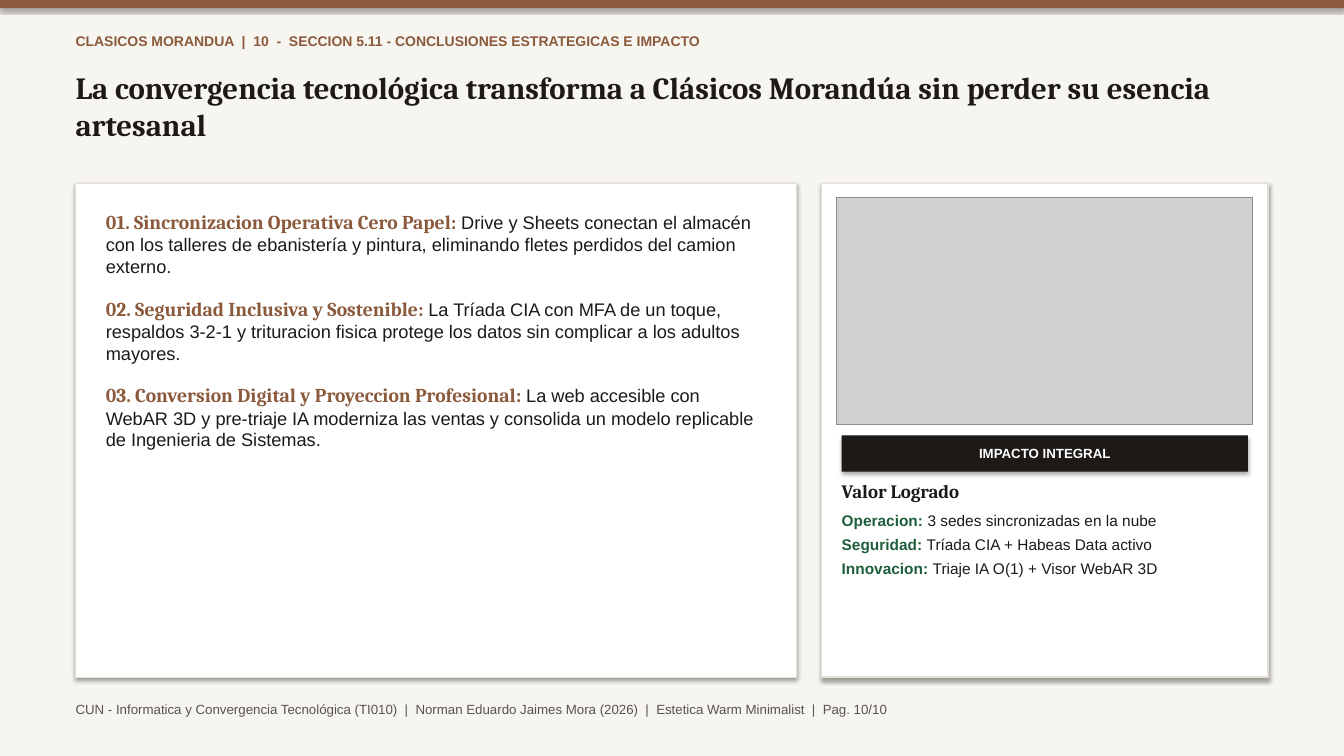
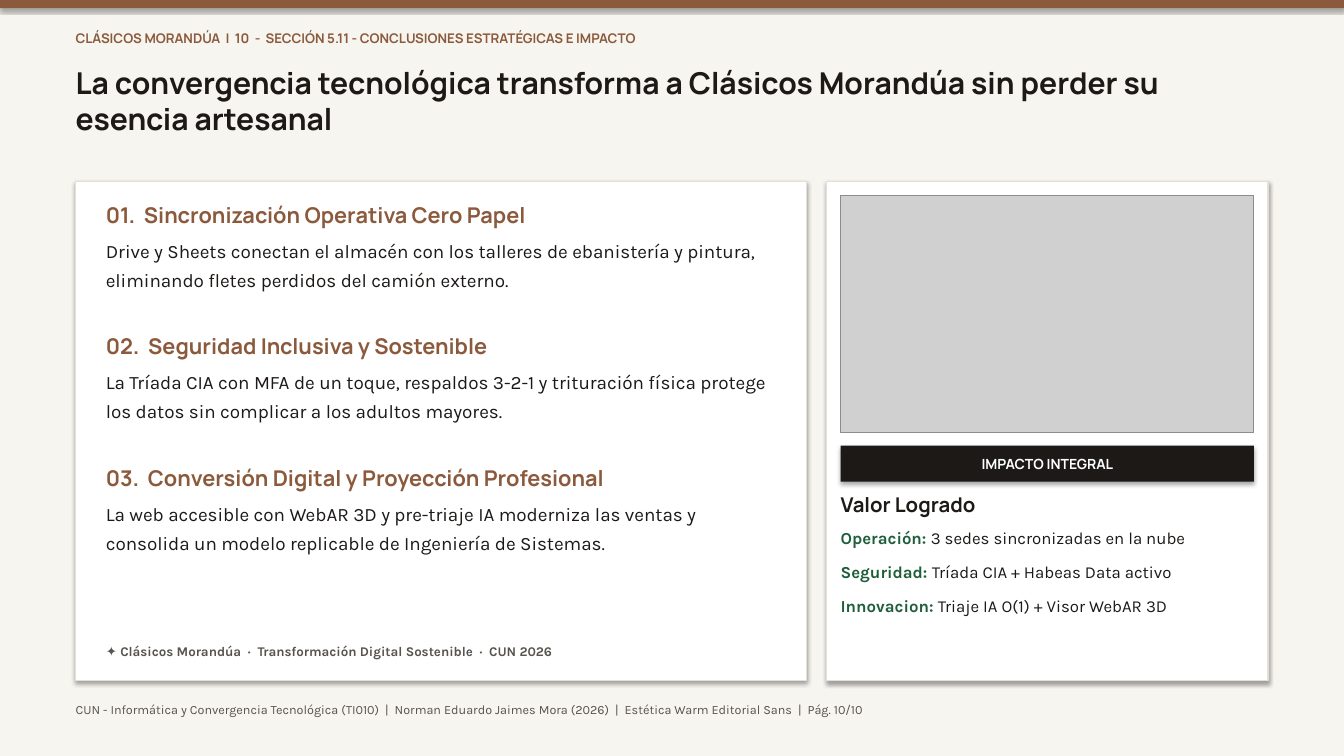
Before and after one commit to TheNormanJames/CUN-Informatica-y-convergencia, a slide deck: slide 10 of docs/ProyectoFinal_Norman_Jaimes.pptx. Drawn at 1344x756 pixels with LibreOffice and Linux fonts; fonts in the diff are those of the drawing; grey boxes stand for pictures. Boxes give left, top, right and bottom in pixels: in the first picture for what was removed or moved away, otherwise in the second. Text is boxed around its words. In the diff, an @@ line names an element or a change of style, - is before the commit and + after.

Commit message:
feat(design-system): enforce sans-serif Outfit/Plus Jakarta Sans, fix slide spacings and proportional image cropping

```diff
--- a/docs/ProyectoFinal_Norman_Jaimes.pptx
+++ b/docs/ProyectoFinal_Norman_Jaimes.pptx
@@ text at (x1=76, y1=30, x2=635, y2=43): text changed; size 10 to 9.5 pt; font Arial to Manrope @@
-CLASICOS MORANDUA | 10 - SECCION 5.11 - CONCLUSIONES ESTRATEGICAS E IMPACTO
+CLÁSICOS MORANDÚA | 10 - SECCIÓN 5.11 - CONCLUSIONES ESTRATÉGICAS E IMPACTO
@@ text "La convergencia tecnológica transforma a ..." at (x1=76, y1=70, x2=1159, y2=131): size 22 to 21.5 pt, font Cambria to Manrope @@
@@ rectangle resized from (x1=76, y1=184, x2=797, y2=678) to (x1=76, y1=181, x2=807, y2=681) @@
@@ text at (x1=106, y1=205, x2=765, y2=555): text changed; size 13 to 13.5 pt; font Arial to Karla @@
-01. Sincronizacion Operativa Cero Papel: Drive y Sheets conectan el almacén con los talleres de ebanistería y pintura, eliminando fletes perdidos del camion externo.
-02. Seguridad Inclusiva y Sostenible: La Tríada CIA con MFA de un toque, respaldos 3-2-1 y trituracion fisica protege los datos sin complicar a los adultos mayores.
-03. Conversion Digital y Proyeccion Profesional: La web accesible con WebAR 3D y pre-triaje IA moderniza las ventas y consolida un modelo replicable de Ingenieria de Sistemas.
+01. Sincronización Operativa Cero Papel
+Drive y Sheets conectan el almacén con los talleres de ebanistería y pintura, eliminando fletes perdidos del camión externo.
+02. Seguridad Inclusiva y Sostenible
+La Tríada CIA con MFA de un toque, respaldos 3-2-1 y trituración física protege los datos sin complicar a los adultos mayores.
+03. Conversión Digital y Proyección Profesional
+La web accesible con WebAR 3D y pre-triaje IA moderniza las ventas y consolida un modelo replicable de Ingeniería de Sistemas.
@@ rectangle resized from (x1=822, y1=184, x2=1268, y2=678) to (x1=827, y1=181, x2=1268, y2=681) @@
@@ picture resized from (x1=837, y1=198, x2=1253, y2=424) to (x1=841, y1=196, x2=1254, y2=433) @@
@@ rectangle "IMPACTO INTEGRAL" resized from (x1=842, y1=436, x2=1248, y2=472) to (x1=841, y1=446, x2=1254, y2=482) @@
@@ rectangle "IMPACTO INTEGRAL" at (x1=841, y1=446, x2=1254, y2=482): size 9.5 to 10 pt, font Arial to Manrope @@
@@ text at (x1=841, y1=497, x2=1172, y2=616): size 13.5 to 14.5 pt, font Cambria to Manrope in "Valor Logrado"; size 11 to 12 pt, font Arial to Karla in "Seguridad: Tríada CIA + Habeas Data activo", "Innovacion: Triaje IA O(1) + Visor WebAR ..."; more space between paragraphs @@
@@ text "Valor Logrado" moved from (x1=842, y1=485, x2=1158, y2=577) to (x1=841, y1=497, x2=1185, y2=616) @@
@@ text at (x1=841, y1=531, x2=1185, y2=548): text changed; size 11 to 12 pt; font Arial to Karla @@
-Operacion: 3 sedes sincronizadas en la nube
+Operación: 3 sedes sincronizadas en la nube
@@ text added at (x1=120, y1=645, x2=553, y2=660), 9.5 pt, text #57534E, bold @@
+✦ Clásicos Morandúa · Transformación Digital Sostenible · CUN 2026
@@ text at (x1=76, y1=704, x2=863, y2=717): text changed; size 9.5 to 9 pt; font Arial to Karla @@
-CUN - Informatica y Convergencia Tecnológica (TI010) | Norman Eduardo Jaimes Mora (2026) | Estetica Warm Minimalist | Pag. 10/10
+CUN - Informática y Convergencia Tecnológica (TI010) | Norman Eduardo Jaimes Mora (2026) | Estética Warm Editorial Sans | Pág. 10/10
```
Also in this commit, not shown: 9 other slides changed, 7 other files.
